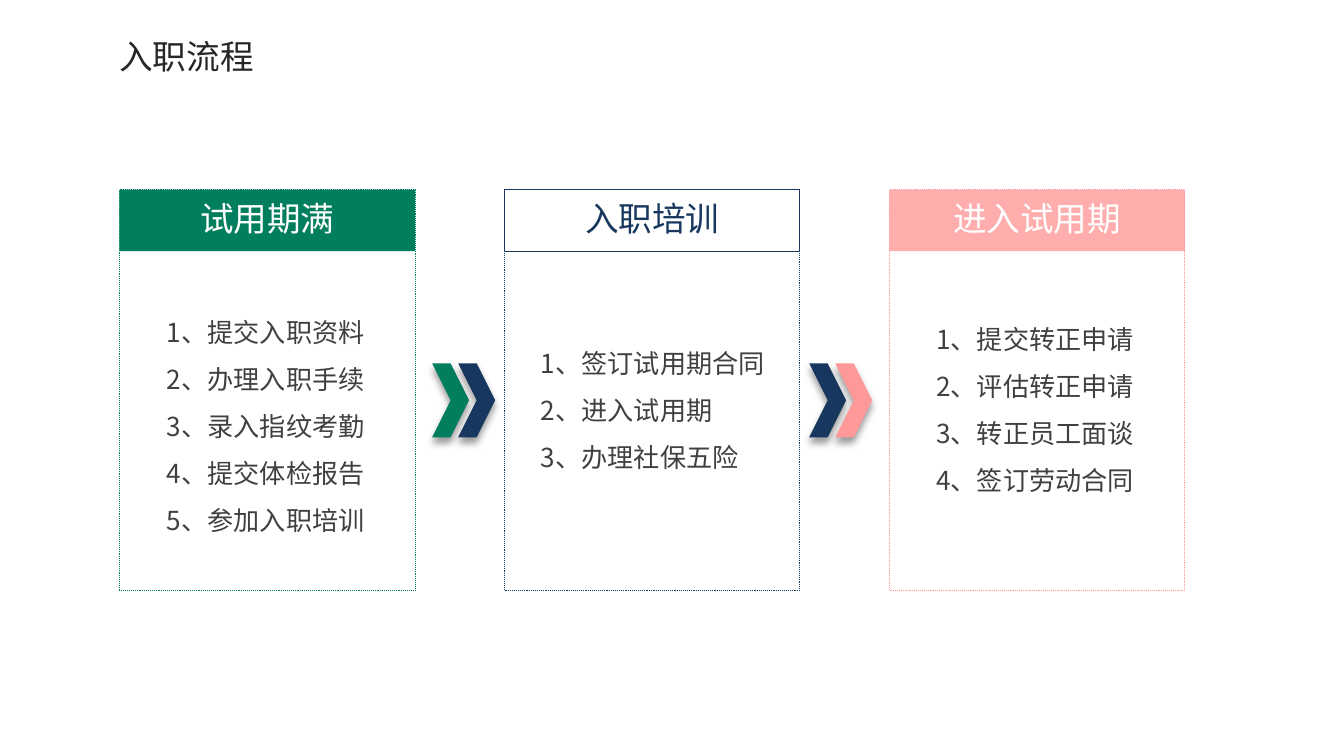
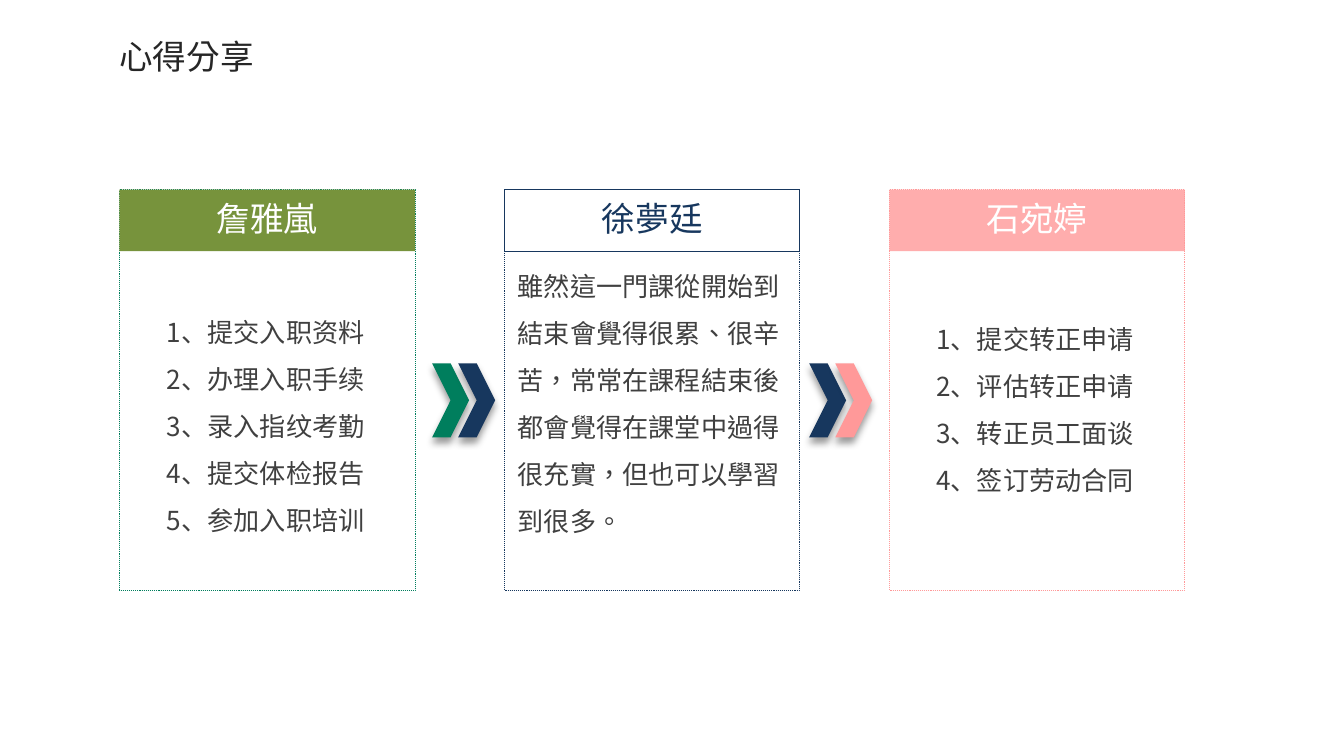
Before and after one commit to tippyshih/final, a slide deck: slide 28 of ppt模板.pptx (slide 21 before the commit). Drawn at 1344x756 pixels with LibreOffice and Linux fonts; fonts in the diff are those of the drawing; background and template pictures are left out. Boxes give left, top, right and bottom in pixels: in the first picture for what was removed or moved away, otherwise in the second. Text is boxed around its words. In the diff, an @@ line names an element or a change of style, - is before the commit and + after.

Commit message:
0104

```diff
--- a/ppt模板.pptx
+++ b/ppt模板.pptx
@@ text at (x1=119, y1=40, x2=253, y2=72): text changed; font Noto Sans CJK SC to Arial @@
-入职流程
+心得分享
@@ rectangle "詹雅嵐" at (x1=120, y1=190, x2=415, y2=251): fill #007E5D to #77933C @@
@@ text in rectangle at (x1=217, y1=202, x2=318, y2=234): text changed; font Noto Sans CJK SC to Arial @@
-试用期满
+詹雅嵐
@@ text in rectangle at (x1=602, y1=202, x2=703, y2=234): text changed; font Noto Sans CJK SC to Arial @@
-入职培训
+徐夢廷
@@ text in rectangle at (x1=987, y1=203, x2=1088, y2=234): text changed; font Noto Sans CJK SC to Arial @@
-进入试用期
+石宛婷
@@ text at (x1=518, y1=274, x2=780, y2=533): text changed; font Noto Sans CJK SC to Arial @@
-1、签订试用期合同
-2、进入试用期
-3、办理社保五险
+雖然這一門課從開始到結束會覺得很累、很辛苦，常常在課程結束後都會覺得在課堂中過得很充實，但也可以學習到很多。
```
Also in this commit, not shown: 5 slides added, 7 slides removed.
